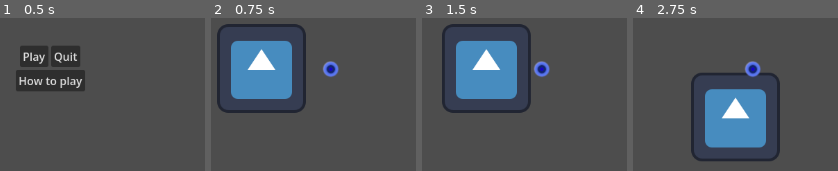
Above: before the commit, frames 1-4 (left to right).
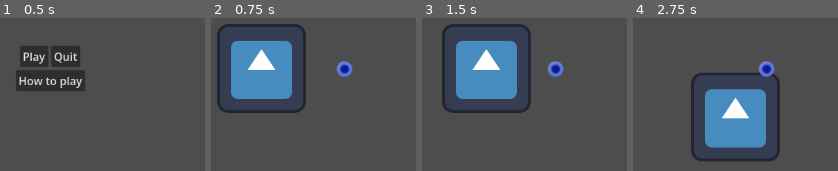
Above: after the commit, the same moments.

Repository: GlitchedSalad/global-game-jam-2026
Game: Godot game, scene res://src/scenes/level/menu.tscn
Two runs of this game, one before a commit and one after it. Both use one fixed random seed, a clock stepped at 60 frames per second and the inputs below. The project has no main scene, so this scene is started directly. The engine's default icon, where the game draws it, is replaced by a stand-in: a white triangle on a blue panel in a dark square.
Inputs:
- Up to frame 1 (0.5 s): no input
- Up to frame 2 (0.75 s): click "Play" at 0.5 s
- Up to frame 3 (1.5 s): tap Enter at 1.25 s; hold D (Right) from 1.28 s (still down)
- Up to frame 4 (2.75 s): release D (Right) at 2.03 s; hold S (Down) from 2.03 s (still down)

Frame 1 is identical in both runs. In frame 2, 1.3% of the frame differs, in the area x 54-70%, y 28-39%; in frame 3, 1.3%; in frame 4, 1.3%.

Commit message:
more pickup handles

Diff:
--- /dev/null
+++ b/src/scenes/entities/pickup.tscn
@@ -0,0 +1,11 @@
+[gd_scene format=3 uid="uid://donyveyjvxmnm"]
+
+[ext_resource type="Texture2D" uid="uid://dao4pr7bu7xy3" path="res://src/assets/sprites/pickups/xp orb.png" id="1_irqpn"]
+
+[sub_resource type="CanvasItemMaterial" id="CanvasItemMaterial_6omyi"]
+
+[node name="pickup" type="Node2D" unique_id=539630175]
+
+[node name="Sprite2D" type="Sprite2D" parent="." unique_id=847425276]
+material = SubResource("CanvasItemMaterial_6omyi")
+texture = ExtResource("1_irqpn")
--- /dev/null
+++ b/src/scenes/entities/pickup_handler.gd
@@ -0,0 +1,15 @@
+extends Node2D
+
+
+# Called when the node enters the scene tree for the first time.
+func _ready() -> void:
+	pass # Replace with function body.
+
+
+# Called every frame. 'delta' is the elapsed time since the previous frame.
+func _process(delta: float) -> void:
+	pass
+
+
+func _on_area_2d_area_entered(area: Area2D) -> void:
+	pass # Replace with function body.
--- a/src/scenes/level/main.tscn
+++ b/src/scenes/level/main.tscn
@@ -4,10 +4,7 @@
 [ext_resource type="PackedScene" uid="uid://s8dc0iq28nca" path="res://src/scenes/entities/character_base.tscn" id="2_2couc"]
 [ext_resource type="PackedScene" uid="uid://bbpjtemgku5av" path="res://src/scenes/components/player_controller.tscn" id="3_8c177"]
 [ext_resource type="Texture2D" uid="uid://c2tos1omse0cv" path="res://icon.svg" id="4_srwyl"]
-[ext_resource type="Script" path="res://src/scripts/entities/pickup_logic.gd" id="5_srwyl"]
-[ext_resource type="Texture2D" uid="uid://dao4pr7bu7xy3" path="res://src/assets/sprites/pickups/xp orb.png" id="6_awelt"]
-
-[sub_resource type="CanvasItemMaterial" id="CanvasItemMaterial_6omyi"]
+[ext_resource type="PackedScene" uid="uid://donyveyjvxmnm" path="res://src/scenes/entities/pickup.tscn" id="5_8c177"]
 
 [node name="Main" type="Node2D" unique_id=64097844]
 script = ExtResource("1_0s8lj")
@@ -22,10 +19,5 @@
 
 [node name="Camera2D" type="Camera2D" parent="." unique_id=1035244976]
 
-[node name="pickup" type="Node2D" parent="." unique_id=1577313705]
-position = Vector2(100, 0)
-script = ExtResource("5_srwyl")
-
-[node name="Sprite2D" type="Sprite2D" parent="pickup" unique_id=572870794]
-material = SubResource("CanvasItemMaterial_6omyi")
-texture = ExtResource("6_awelt")
+[node name="pickup" parent="." unique_id=539630175 instance=ExtResource("5_8c177")]
+position = Vector2(120, 0)
Not shown, added: src/scenes/entities/pickup_handler.gd.uid
